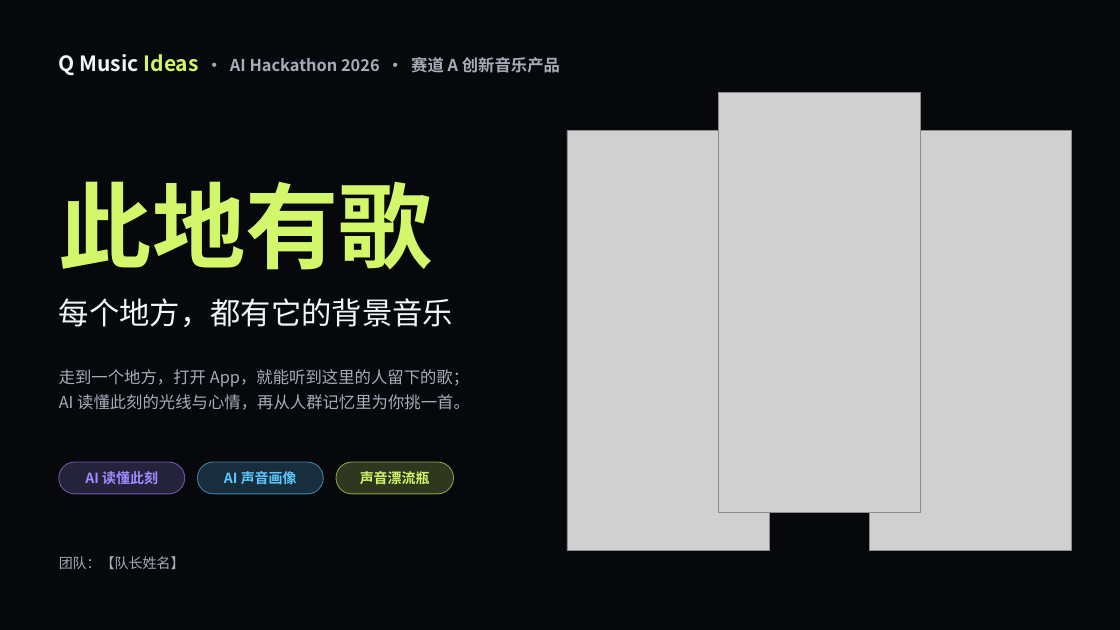
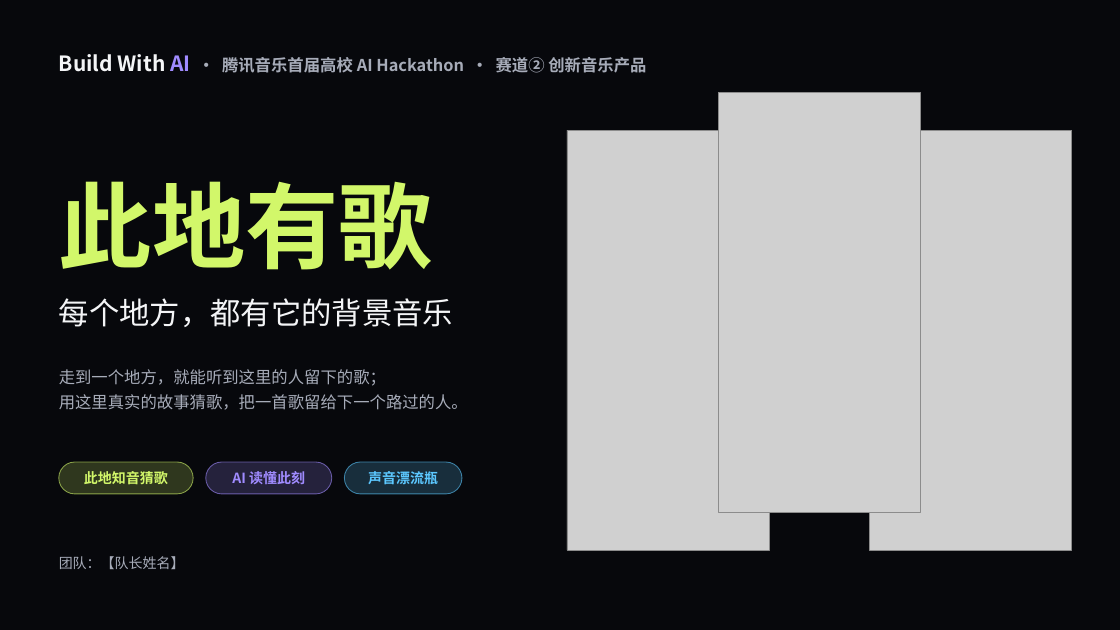
Before and after one commit to QHY8IV/MusicHere, a slide deck: slide 1 of pitch/此地有歌-路演.pptx. Drawn at 1120x630 pixels with LibreOffice and Linux fonts; fonts in the diff are those of the drawing; grey boxes stand for pictures; background and template pictures are left out. Boxes give left, top, right and bottom in pixels: in the first picture for what was removed or moved away, otherwise in the second. Text is boxed around its words. In the diff, an @@ line names an element or a change of style, - is before the commit and + after.

```diff
--- a/pitch/此地有歌-路演.pptx
+++ b/pitch/此地有歌-路演.pptx
@@ text at (59,54,646,73): text changed @@
-Q Music Ideas · AI Hackathon 2026 · 赛道 A 创新音乐产品
+Build With AI · 腾讯音乐首届高校 AI Hackathon · 赛道② 创新音乐产品
@@ text at (59,369,468,410): text changed @@
-走到一个地方，打开 App，就能听到这里的人留下的歌；
-AI 读懂此刻的光线与心情，再从人群记忆里为你挑一首。
+走到一个地方，就能听到这里的人留下的歌；
+用这里真实的故事猜歌，把一首歌留给下一个路过的人。
@@ rounded rectangle: place and size @@
-rounded rectangle at (59,462,185,494)
+rounded rectangle at (59,462,193,494)
@@ rounded rectangle at (59,462,193,494): fill #A08BFF at 20% opacity to #D2F76A at 20% opacity; outline #A08BFF 0.75 pt to #D2F76A 0.75 pt @@
@@ text added at (84,471,168,484), 12 pt, text #D2F76A, bold @@
+此地知音猜歌
@@ rounded rectangle at (206,462,332,494): fill #5CC8FF at 20% opacity to #A08BFF at 20% opacity; outline #5CC8FF 0.75 pt to #A08BFF 0.75 pt @@
@@ text "AI 读懂此刻": place and size @@
-text "AI 读懂此刻" at (85,471,158,484)
+text "AI 读懂此刻" at (232,471,305,484)
@@ text removed at (224,471,297,484) @@
-AI 声音画像
@@ 2 rounded rectangles, 1 text: place and size @@
-2 rounded rectangles, 1 text at (197,462,454,494)
+2 rounded rectangles, 1 text at (206,462,462,494)
@@ text "声音漂流瓶" at (368,471,438,484): text colour #D2F76A to #5CC8FF @@
@@ rounded rectangle at (344,462,462,494): fill #D2F76A at 20% opacity to #5CC8FF at 20% opacity; outline #D2F76A 0.75 pt to #5CC8FF 0.75 pt @@
```
Also in this commit, not shown: 8 other slides changed, 2 slides added, 1 slide removed, 5 other files.
